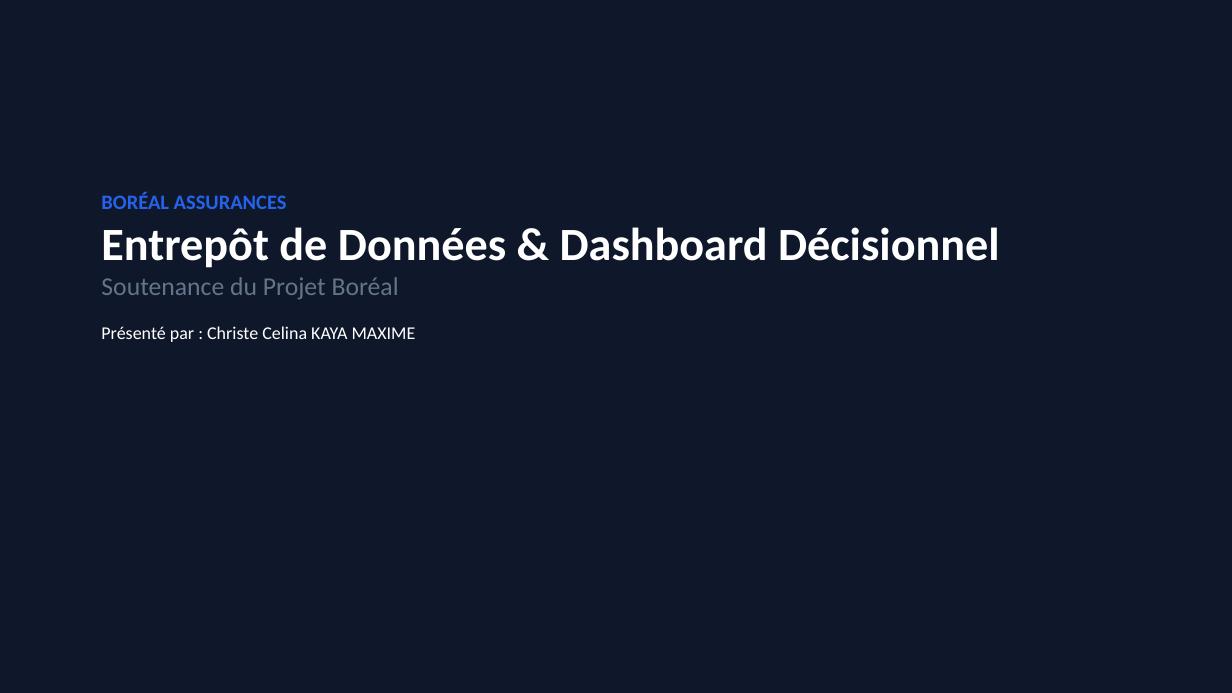
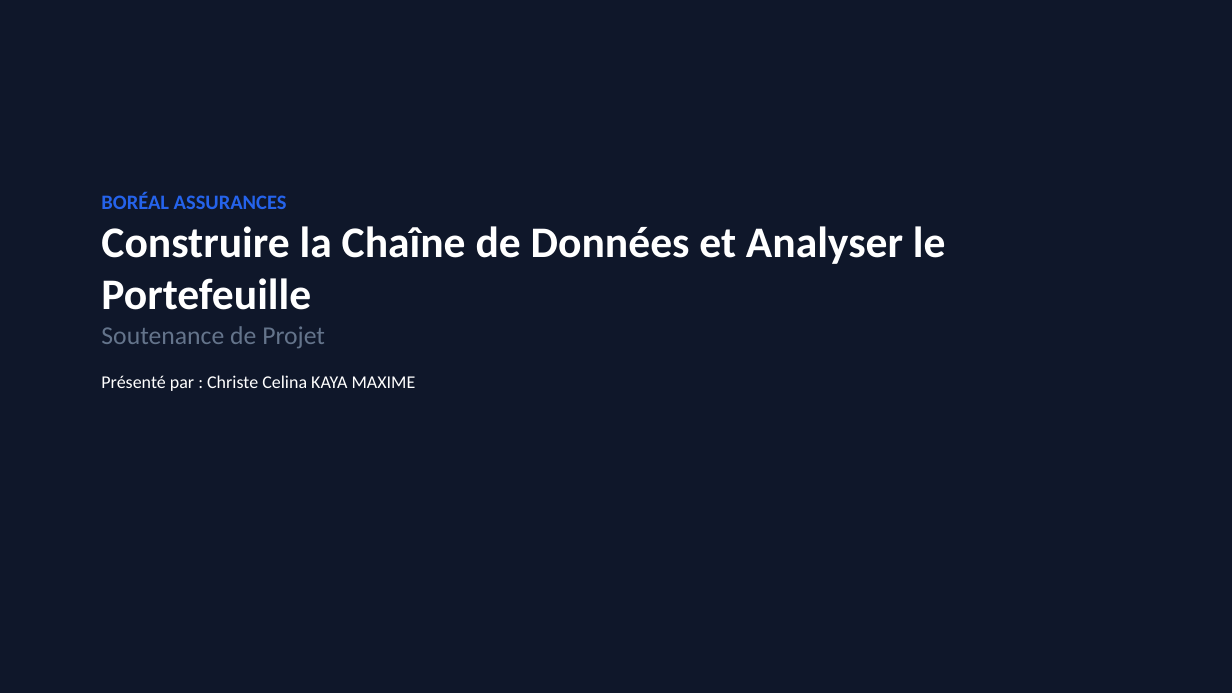
Before and after one commit to kmcc2001/projet_boreal_assurances, a slide deck: slide 1 of KAYA_Boreal_Presentation.pptx. Drawn at 1232x693 pixels with LibreOffice and Linux fonts; fonts in the diff are those of the drawing. Boxes give left, top, right and bottom in pixels: in the first picture for what was removed or moved away, otherwise in the second. Text is boxed around its words. In the diff, an @@ line names an element or a change of style, - is before the commit and + after.

Commit message:
Finalisation su projet

```diff
--- a/KAYA_Boreal_Presentation.pptx
+++ b/KAYA_Boreal_Presentation.pptx
@@ text at <box>101,226,946,348</box>: text changed; size 36 to 34 pt @@
-Entrepôt de Données & Dashboard Décisionnel
-Soutenance du Projet Boréal
+Construire la Chaîne de Données et Analyser le Portefeuille
+Soutenance de Projet
```
Also in this commit, not shown: 1 other slide changed, 5 slides added, 5 slides removed, 9 other files.
